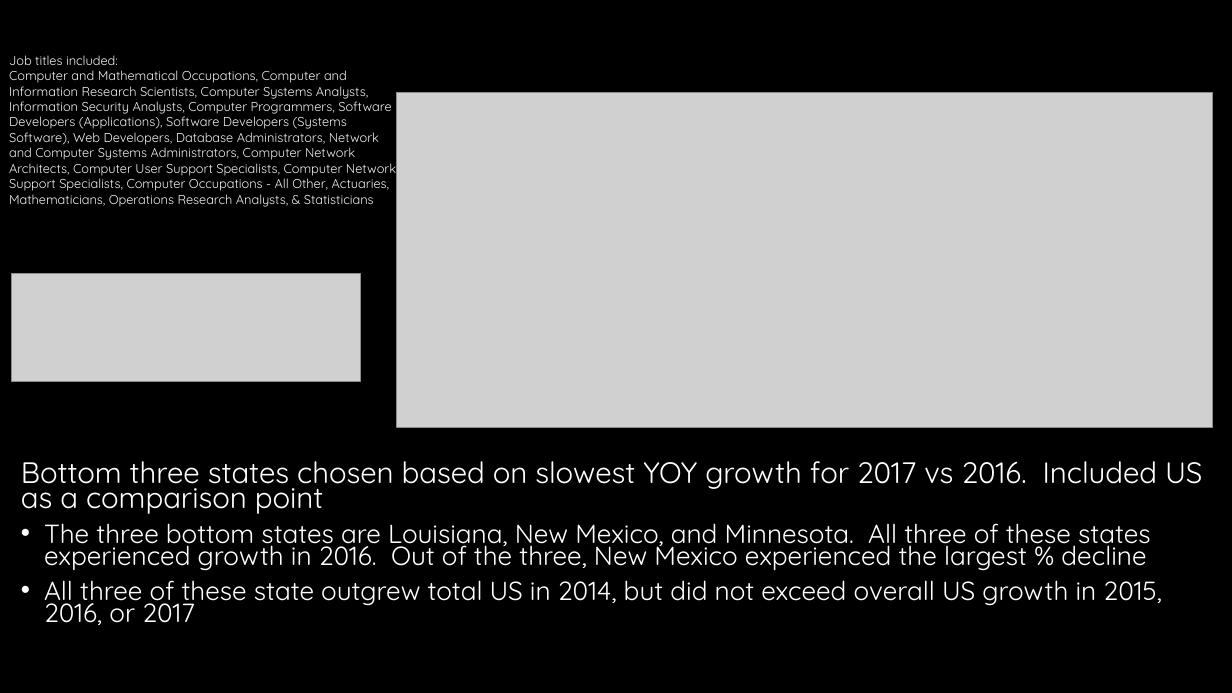
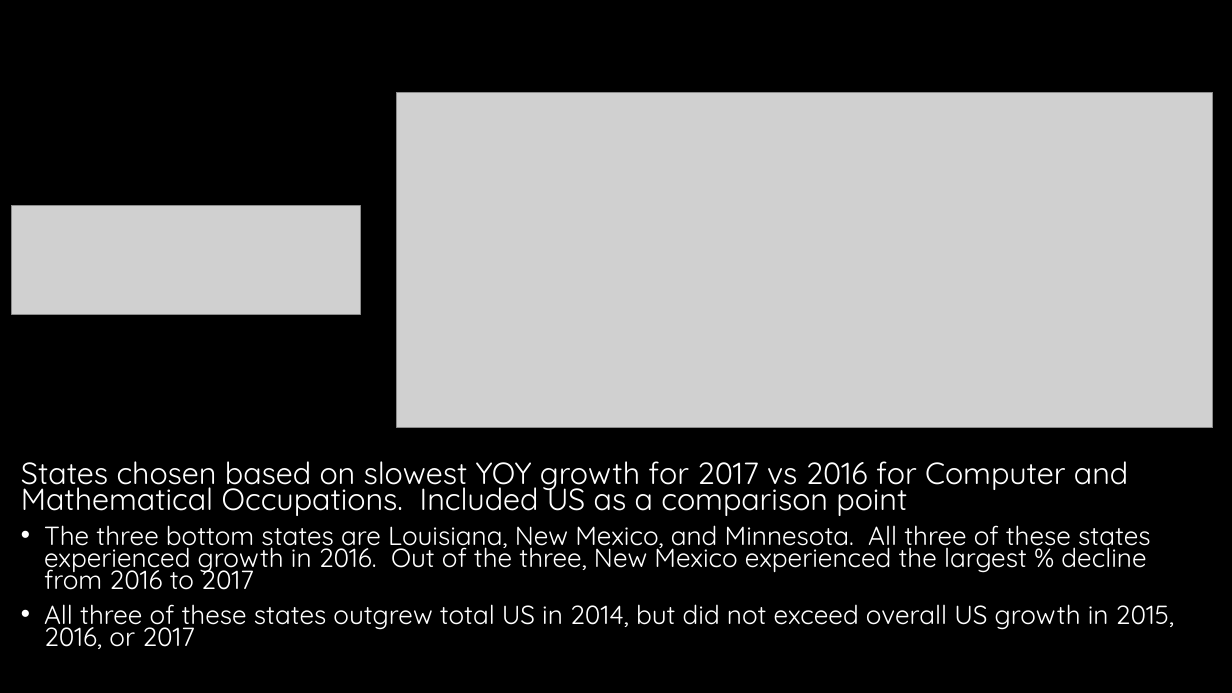
Before and after one commit to WCW789/Project1, a slide deck: slide 5 of Group_5_Presentation.pptx. Drawn at 1232x693 pixels with LibreOffice and Linux fonts; fonts in the diff are those of the drawing; grey boxes stand for pictures; background and template pictures are left out. Boxes give left, top, right and bottom in pixels: in the first picture for what was removed or moved away, otherwise in the second. Text is boxed around its words. In the diff, an @@ line names an element or a change of style, - is before the commit and + after.

Commit message:
Revised

```diff
--- a/Group_5_Presentation.pptx
+++ b/Group_5_Presentation.pptx
@@ text removed at (9,55,396,207) @@
-Job titles included:
-Computer and Mathematical Occupations, Computer and Information Research Scientists, Computer Systems Analysts, Information Security Analysts, Computer Programmers, Software Developers (Applications), Software Developers (Systems Software), Web Developers, Database Administrators, Network and Computer Systems Administrators, Computer Network Architects, Computer User Support Specialists, Computer Network Support Specialists, Computer Occupations - All Other, Actuaries, Mathematicians, Operations Research Analysts, & Statisticians
@@ picture: place and size @@
-picture at (12,274,360,382)
+picture at (12,206,360,314)
@@ text at (21,461,1175,649): text changed @@
-Bottom three states chosen based on slowest YOY growth for 2017 vs 2016. Included US as a comparison point
-• The three bottom states are Louisiana, New Mexico, and Minnesota. All three of these states experienced growth in 2016. Out of the three, New Mexico experienced the largest % decline
-• All three of these state outgrew total US in 2014, but did not exceed overall US growth in 2015, 2016, or 2017
+States chosen based on slowest YOY growth for 2017 vs 2016 for Computer and Mathematical Occupations. Included US as a comparison point
+• The three bottom states are Louisiana, New Mexico, and Minnesota. All three of these states experienced growth in 2016. Out of the three, New Mexico experienced the largest % decline from 2016 to 2017
+• All three of these states outgrew total US in 2014, but did not exceed overall US growth in 2015, 2016, or 2017
```
Also in this commit, not shown: 7 other slides changed.
